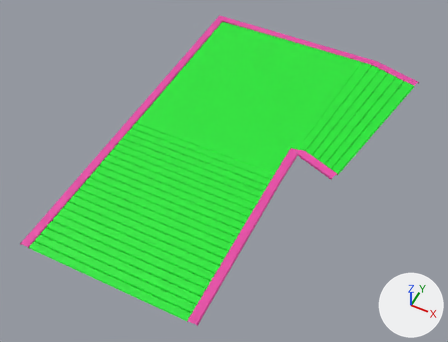
Before and after pictures for a commit that changed the FBX model Psych/Assets/Art/LevelExports/Level 1 Version 2/L1V2_Corner_Floor/Corner_Floor_3.fbx.
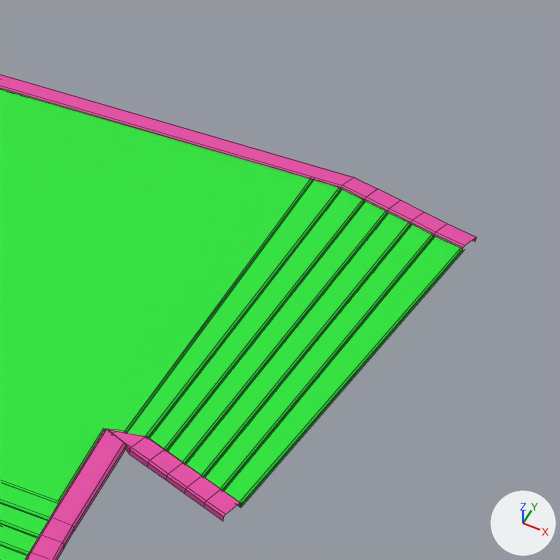
Each version appears first whole from a 50 mm camera at (7.49, 34.26, 27.55) aimed at (-3.04, 55.33, 1.22), and next in a close-up on the part from 57% to 100% of the width and 0% to 57% of the height. Arrows for +X, +Y and +Z are at lower right; the lights stay in place. The close-ups show mesh edges as thin lines. Vertices at the same position are counted once.

The older version as bpy lines, for what is in view:
```python
me_plane_001 = bpy.data.meshes.new('Plane.001')
me_plane_001.from_pydata(...)  # 682 vertices, 578 faces; spans x -6.5..8.1, y -8.1..13.9, z -0.1..0.1
# faces by material slot: [308, 270]
me_plane_001.materials.append(mat_corner_floor_center)  # green #1ce732
me_plane_001.materials.append(mat_corner_floor_sides)  # pink #e748a6
ob_floor_corner = bpy.data.objects.new('Floor.Corner   ', me_plane_001)
ob_floor_corner.location = (-3.18, 53.88, 1.96)
```
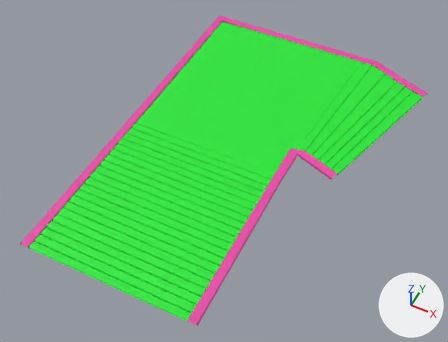
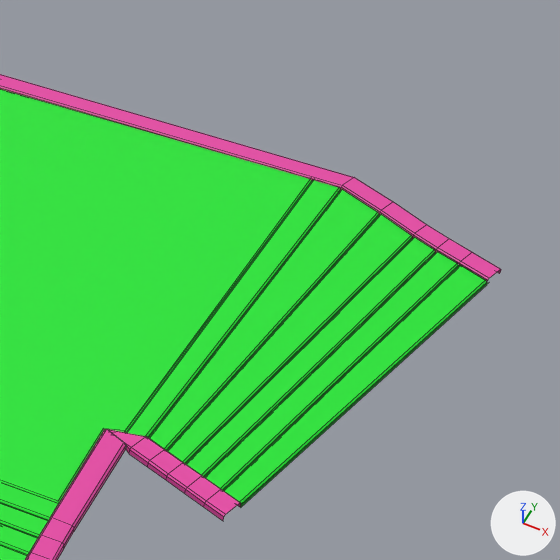
Location of each change, [x1, y1, x2, y2] in pixels of the close-ups (560 x 560 px; the box of a moved part takes in the faces that stretch with it):
'Floor.Corner   ', reshaped: before [0, 74, 477, 560]; after [0, 74, 501, 560]
part 1 of me_plane_001, moved or reshaped: before [149, 177, 400, 462]; after [149, 178, 426, 462]
part 2 of me_plane_001, moved or reshaped: before [240, 248, 464, 507]; after [240, 280, 489, 507]
part 3 of me_plane_001, moved or reshaped: before [204, 212, 477, 502]; after [205, 239, 501, 502]
part 4 of me_plane_001, moved or reshaped: before [183, 200, 423, 477]; after [183, 225, 449, 477]

Patch to the scene script:
```diff
--- a/Psych/Assets/Art/LevelExports/Level 1 Version 2/L1V2_Corner_Floor/Corner_Floor_3.fbx.py
+++ b/Psych/Assets/Art/LevelExports/Level 1 Version 2/L1V2_Corner_Floor/Corner_Floor_3.fbx.py
@@ me_plane_001 @@
 # used by ob_floor_corner; location = (-3.18, 53.88, 1.96)
-me_plane_001.from_pydata(...)  # 682 vertices, 578 faces; spans x -6.5..8.1, y -8.1..13.9, z -0.1..0.1
+me_plane_001.from_pydata(...)  # 682 vertices, 578 faces; spans x -6.5..8.9, y -8.1..13.9, z -0.1..0.1
+# me_plane_001 part 1: all 12 vertices in x 5.5..5.7, y 13.2..13.7, z -0.1..0.1 are moved by (0.4, -0.3, 0.0)
+# me_plane_001 part 2: all 12 vertices in x 7.9..8.1, y 12.6..13.1, z -0.1..0.1 are moved by (0.7, -0.8, 0.0)
+# me_plane_001 part 3: 12 of the vertices in x 6.7..7.4, y 12.7..13.2, z -0.1..0.1 are moved by (0.7, -0.7, 0.0)
+# me_plane_001 part 4: 24 of the vertices in x 6.1..7.2, y 12.8..13.6, z -0.1..0.1 are moved by (0.7, -0.6, 0.0)
 me_plane_001.materials.append(mat_corner_floor_center)
```
